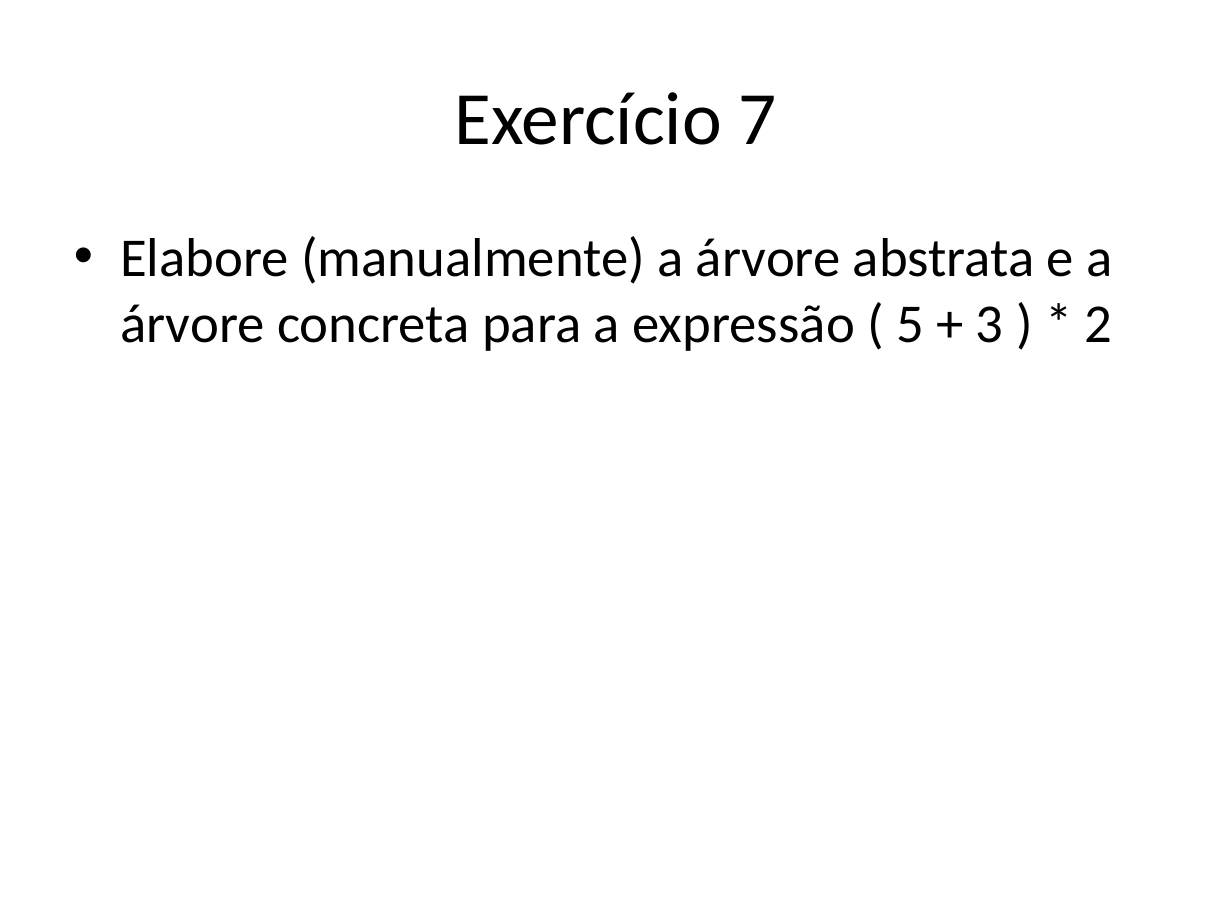
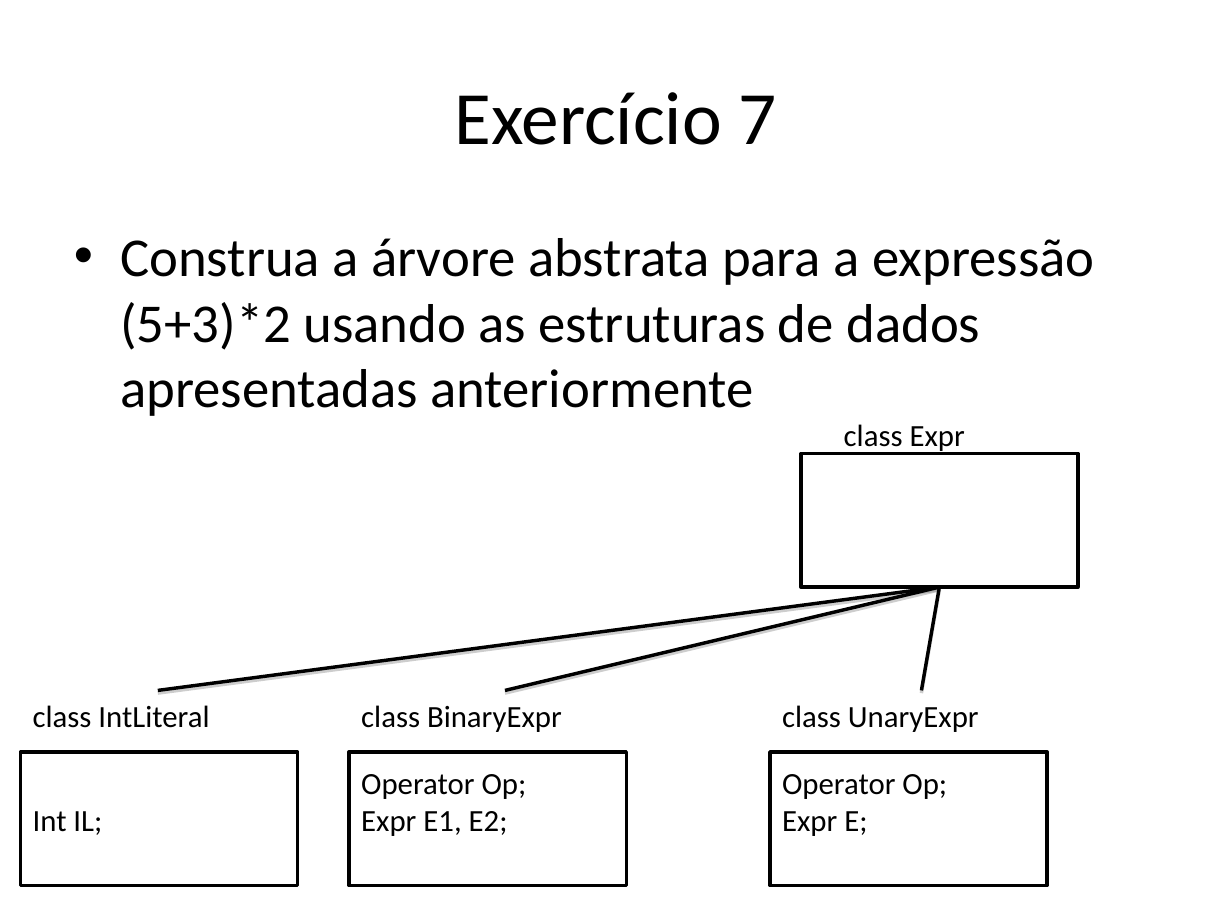
Before and after one commit to damorim/compilers-cin, a slide deck: slide 57 of slides-aulas/conceitos-basicos.pptx (slide 56 before the commit). Drawn at 1232x924 pixels with LibreOffice and Linux fonts; fonts in the diff are those of the drawing. Boxes give left, top, right and bottom in pixels: in the first picture for what was removed or moved away, otherwise in the second. Text is boxed around its words. In the diff, an @@ line names an element or a change of style, - is before the commit and + after.

```diff
--- a/slides-aulas/conceitos-basicos.pptx
+++ b/slides-aulas/conceitos-basicos.pptx
@@ text at [120,238,1095,416]: text changed @@
-• Elabore (manualmente) a árvore abstrata e a árvore concreta para a expressão ( 5 + 3 ) * 2
+• Construa a árvore abstrata para a expressão (5+3)*2 usando as estruturas de dados apresentadas anteriormente
@@ text added at [844,424,965,454], 18 pt, text #000000 @@
+class Expr
@@ rectangle added at [801,453,1078,586], fill #FFFFFF, outline #000000 2 pt @@
@@ line added from (158, 690) to (939, 588), #000000 2 pt @@
@@ line added from (505, 690) to (939, 588), #000000 2 pt @@
@@ line added from (922, 690) to (939, 588), #000000 2 pt @@
@@ text added at [33,705,209,728], 18 pt, text #000000 @@
+class IntLiteral
@@ text added at [361,705,562,732], 18 pt, text #000000 @@
+class BinaryExpr
@@ text added at [782,705,979,732], 18 pt, text #000000 @@
+class UnaryExpr
@@ rectangle added at [21,752,298,885], fill #FFFFFF, outline #000000 2 pt, 18 pt, text #000000 @@
+Int IL;
@@ rectangle added at [349,752,626,885], fill #FFFFFF, outline #000000 2 pt, 18 pt, text #000000 @@
+Operator Op;
+Expr E1, E2;
@@ rectangle added at [770,752,1047,885], fill #FFFFFF, outline #000000 2 pt, 18 pt, text #000000 @@
+Operator Op;
+Expr E;
```
Also in this commit, not shown: 6 other slides changed, 1 slide added, 3 other files.
